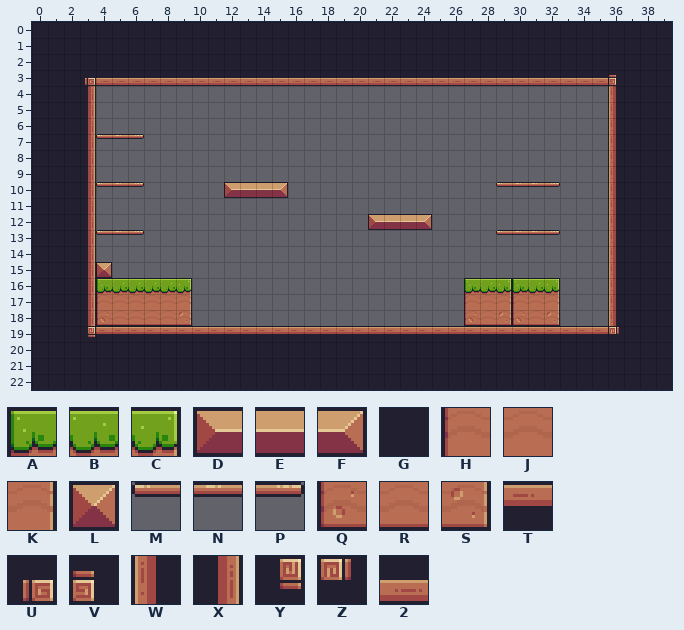
Two versions of a level (Tiled map, assets/tiles/level-02.tmx). Above: the version before the commit.
Cells are 16x16 px. Shown: x 0..39, y 0..22.
Key: from "Pixel Adventure": A 6, B 7, C 8, D 12, E 13, F 14, G 23, H 28, J 29, K 30, L 34, M 39, N 40, P 41, Q 50, R 51, S 52, T 89, U 91, V 92, W 110, X 112, Y 113, Z 114, 2 133.
_ is an empty cell.
Layer "Background" before, first column x 0:
 0 GGGGGGGGGGGGGGGGGGGGGGGGGGGGGGGGGGGGGGGG
 1 GGGGGGGGGGGGGGGGGGGGGGGGGGGGGGGGGGGGGGGG
 2 GGGGGGGGGGGGGGGGGGGGGGGGGGGGGGGGGGGGGGGG
 3 GGGU22222222222222222222222222222222VGGG
 4 GGGX________________________________WGGG
 5 GGGX________________________________WGGG
 6 GGGX________________________________WGGG
 7 GGGXMNP_____________________________WGGG
 8 GGGX________________________________WGGG
 9 GGGX________________________________WGGG
10 GGGXMNP_____DEEF_____________MNNP___WGGG
11 GGGX________________________________WGGG
12 GGGX_________________DEEF___________WGGG
13 GGGXMNP______________________MNNP___WGGG
14 GGGX________________________________WGGG
15 GGGXL_______________________________WGGG
16 GGGXABBBBC_________________ABCABC___WGGG
17 GGGXHJJJJK_________________HJKHJK___WGGG
18 GGGXQRRRRS_________________QRSQRS___WGGG
19 GGGYTTTTTTTTTTTTTTTTTTTTTTTTTTTTTTTTZGGG
20 GGGGGGGGGGGGGGGGGGGGGGGGGGGGGGGGGGGGGGGG
21 GGGGGGGGGGGGGGGGGGGGGGGGGGGGGGGGGGGGGGGG
22 GGGGGGGGGGGGGGGGGGGGGGGGGGGGGGGGGGGGGGGG
Now the later version:
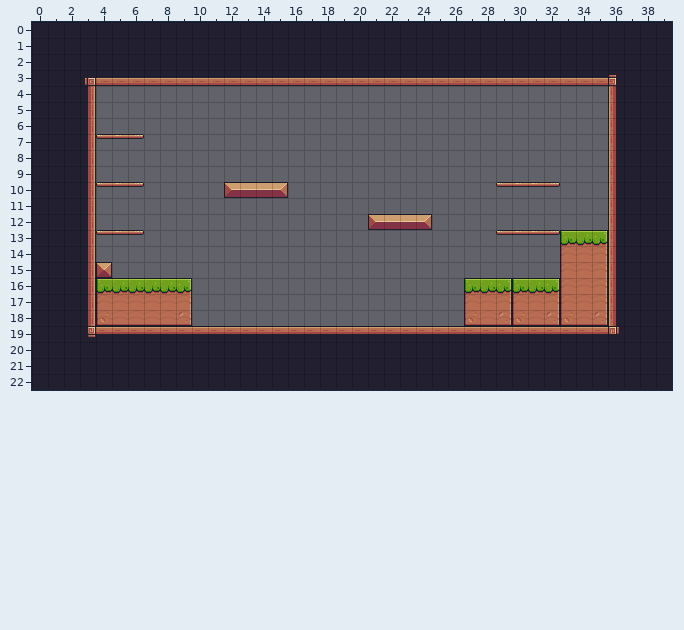
Edits made:
Layer "Background":
y 13: x 33..35 ___ -> ABC
y 14..17: x 33..35 ___ -> HJK
y 18: x 33..35 ___ -> QRS
Pixel boxes of the changes (left, top, right, bottom) in both pictures:
added: (560, 230, 608, 326)
